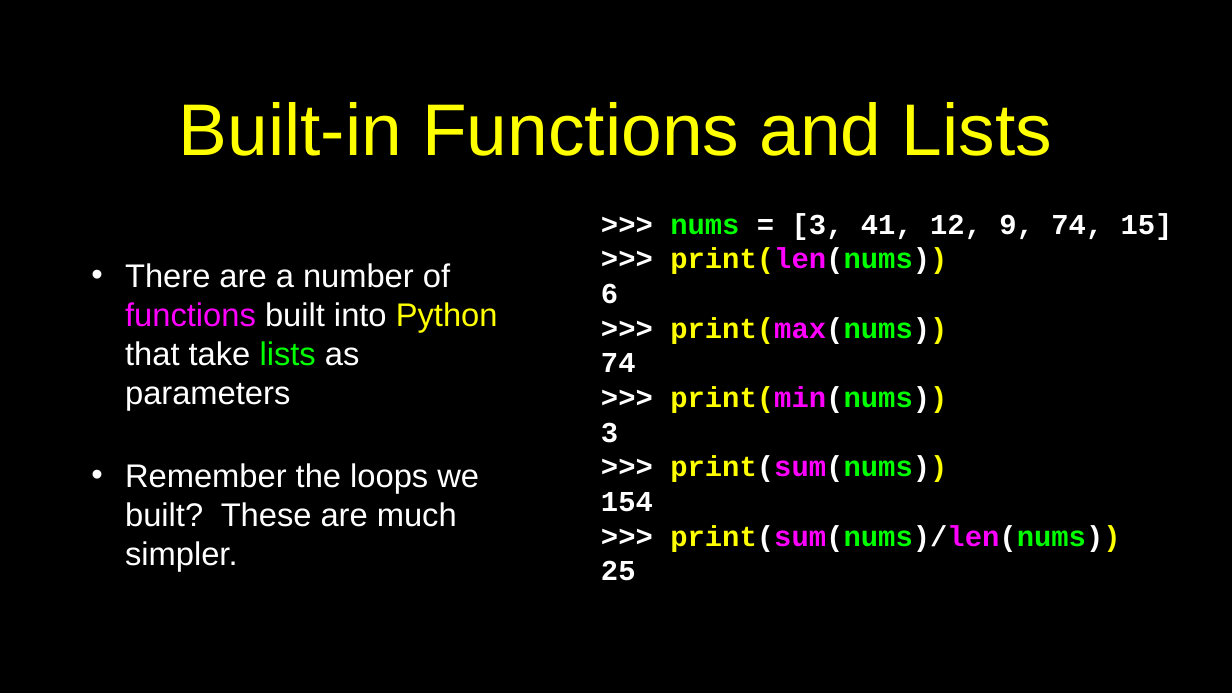
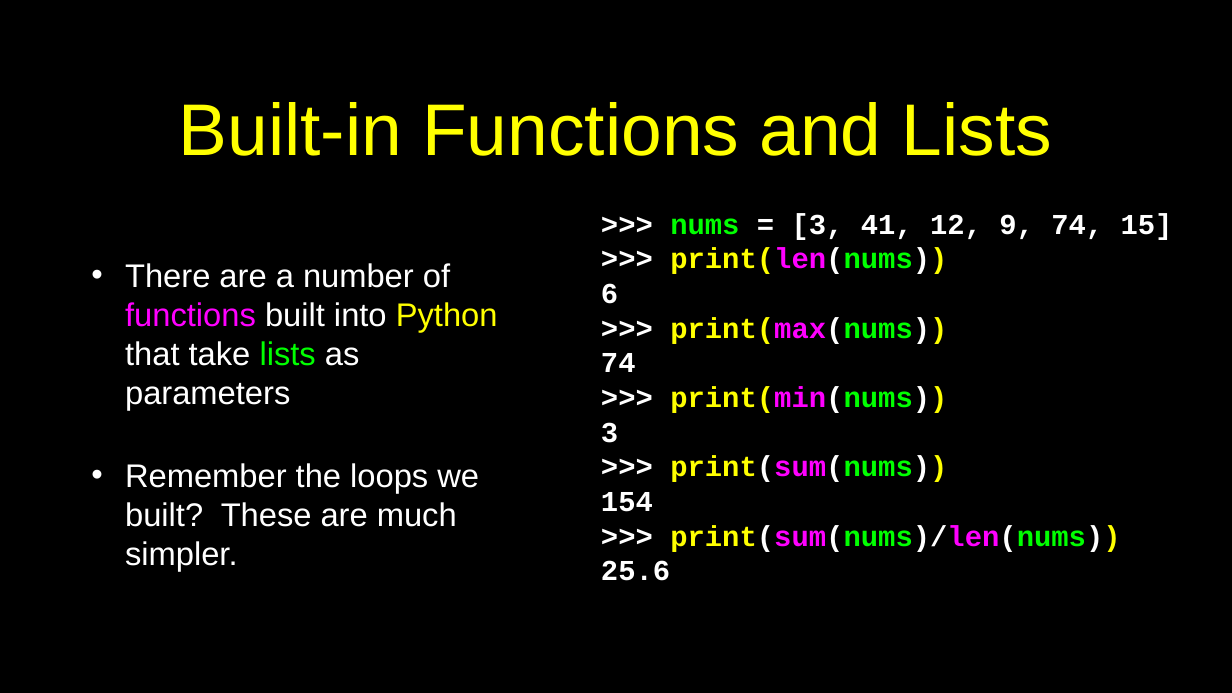
Before and after one commit to csev/py4e, a slide deck: slide 18 of lectures3/Pythonlearn-08-Lists.pptx. Drawn at 1232x693 pixels with LibreOffice and Linux fonts; fonts in the diff are those of the drawing. Boxes give left, top, right and bottom in pixels: in the first picture for what was removed or moved away, otherwise in the second. Text is boxed around its words. In the diff, an @@ line names an element or a change of style, - is before the commit and + after.

Commit message:
Another small mistake

```diff
--- a/lectures3/Pythonlearn-08-Lists.pptx
+++ b/lectures3/Pythonlearn-08-Lists.pptx
@@ text at [601, 560, 670, 581]: text changed @@
-25
+25.6
```
